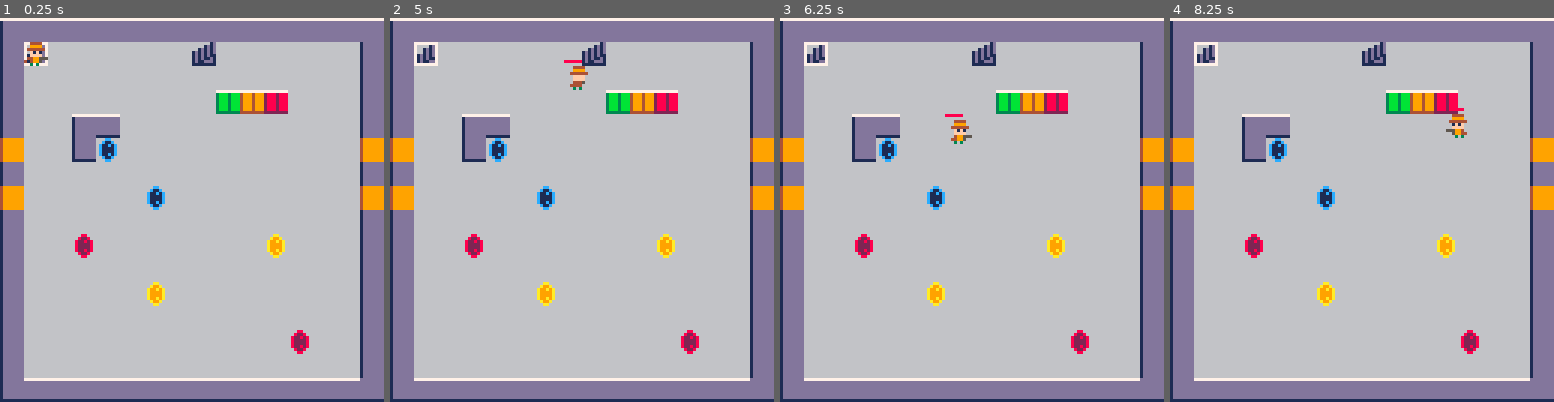
Above: before the commit, frames 1-4 (left to right).
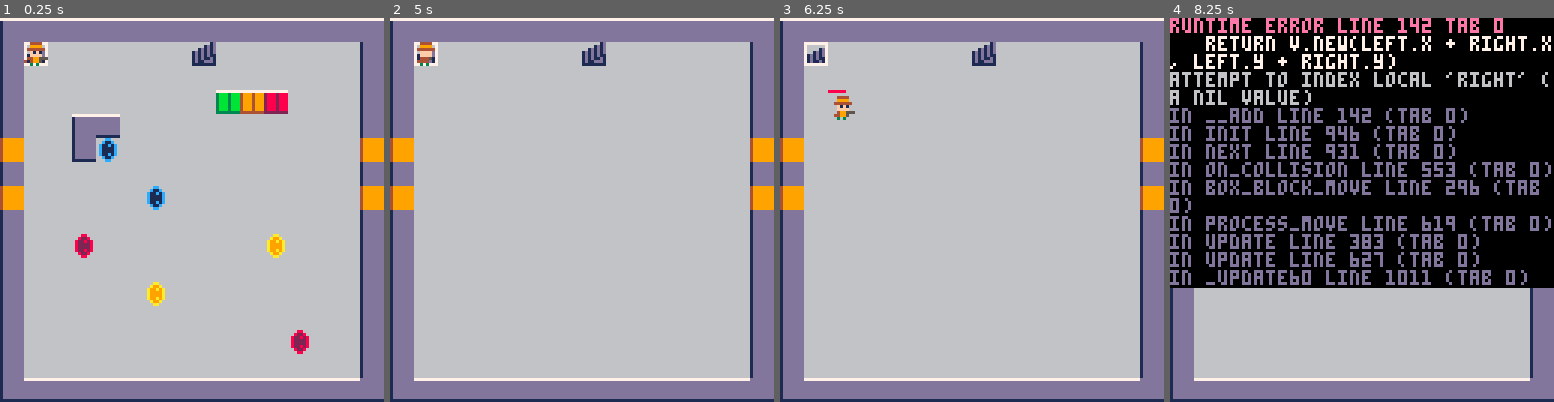
Above: after the commit, the same moments.

Repository: CurryPseudo/cirllet
Game: PICO-8 cartridge cirllet_build.p8
Two runs of this game, one before a commit and one after it. Both use one fixed random seed, a clock stepped at 60 frames per second and the inputs below.
Inputs:
- Up to frame 1 (0.25 s): no input
- Up to frame 2 (5 s): tap X (X key) at 0.33, 1.07, 1.85, 2.97, 4.08 s; tap O (Z key) at 0.7, 1.7, 2.1, 2.5, 2.9, 3.3, 3.7, 4.1, 4.5, 4.9 s; hold Right 1.6-2.1 s; hold Up 2.15-2.42 s; hold Right 2.47-3.03 s; hold Left 3.08-3.58 s; hold Down 3.63-3.97 s; hold Right 4.02-4.68 s; hold Up from 4.73 s (still down)
- Up to frame 3 (6.25 s): release Up at 5.03 s; hold Left 5.08-5.68 s; tap X (X key) at 5.2 s; tap O (Z key) at 5.3, 5.7, 6.1 s; hold Down 5.73-6.03 s; hold Right from 6.08 s (still down)
- Up to frame 4 (8.25 s): tap X (X key) at 6.32, 7.43 s; tap O (Z key) every 0.4 s from 6.5 to 8.1 s; release Right at 6.58 s; hold Right 6.63-7.13 s; hold Up 7.18-7.45 s; hold Right 7.5-8.07 s; hold Left from 8.12 s (still down)

The runs differ from the first frame. In frame 1, less than 0.1% of the frame differs, in the area x 10-12%, y 7-12%; in frame 2, 4.1%; in frame 3, 4.2%; in frame 4, 68%, in the area x 0-100%, y 0-88%.
Error after the commit: runtime error line 142 tab 0; return v.new(left.x + right.x, left.y + right.y); attempt to index local 'right' (a nil value)

Commit message:
Map switch

Diff:
--- a/cirllet.lua
+++ b/cirllet.lua
@@ -160,6 +160,7 @@
 	setmetatable(v, mt)
 end
 --all objects
+objects_list = {}
 objects = {
 	list = {},
 	len = 1,
@@ -190,7 +191,15 @@
 		end
 	end,
 	new = function()
-		return clone(objects)
+		local r = clone(objects)
+		add(objects_list, r)
+		return r
+	end,
+	clear_all = function()
+		for _, os in pairs(objects_list) do
+			os.list = {}
+			os.len = 1
+		end
 	end
 }
 os = objects.new()
@@ -535,6 +544,13 @@
 		r.animation.name = "right"
 		os:add(r)
 		players:add(r)
+	end,
+	on_collision = function(self, p, s)
+		if s ~= nil then
+			if s == 29 then
+				maps:next()
+			end
+		end
 	end,
 	fire_bullet = function(self)
 		local target_pos = {
@@ -900,6 +916,7 @@
 maps = {
 	list = {
 		v.new(0, 0),
+		v.new(16, 0),
 	},
 	dynamic = {
 	},
@@ -909,8 +926,10 @@
 	end,
 	next = function(self)
 		self.current_index = self.current_index + 1
+		self:init()
 	end,
 	init = function(self)
+		objects.clear_all()
 		local current = self:current();
 		self.tile = tile_map.new()
 		local map = {
--- a/cirllet.p8
+++ b/cirllet.p8
@@ -12,12 +12,12 @@
 00000000044995004049950000499500044995004049950000499500044440000099900000999000000000001ddddddd1ddddddd1ddddddd1ddddddddddddddd
 0000000000303000003030000030300000303500003035000030350000303000003030000030300000000000111111111ddddddd1ddddddd1111111111111111
 0000000000444400004444000044440000cccc0000444400004444000044440000cccc00000000000000000077777777777777770000001d7777777700000000
-0000000000999900009999000099990000dddd0000999900009999000099990000dddd000000000000000000dddddddddddddddd00001d1d766661d700000000
-000000000444444004444440044444400cccccc00444444004444440044444400cccccc00000000000000000dddddddddddddddd001d1d1d7661d1d700000000
+0000000000999900009999000099990000dddd0000999900009999000099990000dddd000000000000000000dddddddddddddddd00001d1d7666666700000000
+000000000444444004444440044444400cccccc00444444004444440044444400cccccc00000000000000000dddddddddddddddd001d1d1d766661d700000000
 0000000000f1f10000f1f10000f1f100001f1f0000ffff0000ffff0000ffff00001111000000000000000000dddddddddddddddd1d1d1d1d7661d1d700000000
 0000000000ffff0000ffff0000ffff000011110000ffff0000ffff0000ffff00001111000000000000000000dddddddddddddddd1d1d1d1171d1d1d700000000
 0000000000449000004440000044440000cccc0000449000004490000049940000cddc000000000000000000dddddddddddddddd1d1d11d171d1d11700000000
-000000000444900004444000044444000ccccc000444900000449400044994000ccddc000000000000000000dddddddddddddddd1d11ddd171d11dd700000000
+000000000444900004444000044444000ccccc000444900000449400044994000ccddc000000000000000000dddddddddddddddd1d11ddd171d11d1700000000
 0000000000303000003030000030300000e0e00000303000003030000030300000e0e000000000000000000011111111dddddddd111111117777777700000000
 00000000777777777770077777000077777777777770077777000077777777777770077777000077000000000000000000000000000000000000000000000000
 000000003bbb3bbb3bb003bb3b00003b499949994990049949000049288828882880018828000028000000000000000000000000000000000000000000000000
@@ -55,19 +55,19 @@
 0000000000000000000000010101010100000000000000000000000101050000000101010101010101010000000000000000000000000000000000000000000000000000000000000000000303030303000000000000000000000003030000000000000000000000000000000000000000000000000000000000000000000000
 0000000000000000000000000000000000000000000000000000000000000000000000000000000000000000000000000000000000000000000000000000000000000000000000000000000000000000000000000000000000000000000000000000000000000000000000000000000000000000000000000000000000000000
 __map__
-0c1c1c1c1c1c1c1c1c1c1c1c1c1c1c1c00000000000000000000000000000000000000000000000000000000000000000000000000000000000000000000000000000000000000000000000000000000000000000000000000000000000000000000000000000000000000000000000000000000000000000000000000000000
-0d1e0000000000001d0000000000000d00000000000000000000000000000000000000000000000000000000000000000000000000000000000000000000000000000000000000000000000000000000000000000000000000000000000000000000000000000000000000000000000000000000000000000000000000000000
-0d00000000000000000000000000000d00000000000000000000000000000000000000000000000000000000000000000000000000000000000000000000000000000000000000000000000000000000000000000000000000000000000000000000000000000000000000000000000000000000000000000000000000000000
-0d00000000000000002124270000000d00000000000000000000000000000000000000000000000000000000000000000000000000000000000000000000000000000000000000000000000000000000000000000000000000000000000000000000000000000000000000000000000000000000000000000000000000000000
-0d00000c1b000000000000000000000d00000000000000000000000000000000000000000000000000000000000000000000000000000000000000000000000000000000000000000000000000000000000000000000000000000000000000000000000000000000000000000000000000000000000000000000000000000000
-4d00000e31000000000000000000004d00000000000000000000000000000000000000000000000000000000000000000000000000000000000000000000000000000000000000000000000000000000000000000000000000000000000000000000000000000000000000000000000000000000000000000000000000000000
-0d00000000000000000000000000000d00000000000000000000000000000000000000000000000000000000000000000000000000000000000000000000000000000000000000000000000000000000000000000000000000000000000000000000000000000000000000000000000000000000000000000000000000000000
-4d00000000003100000000000000004d00000000000000000000000000000000000000000000000000000000000000000000000000000000000000000000000000000000000000000000000000000000000000000000000000000000000000000000000000000000000000000000000000000000000000000000000000000000
-0d00000000000000000000000000000d00000000000000000000000000000000000000000000000000000000000000000000000000000000000000000000000000000000000000000000000000000000000000000000000000000000000000000000000000000000000000000000000000000000000000000000000000000000
-0d00003900000000000000350000000d00000000000000000000000000000000000000000000000000000000000000000000000000000000000000000000000000000000000000000000000000000000000000000000000000000000000000000000000000000000000000000000000000000000000000000000000000000000
-0d00000000000000000000000000000d00000000000000000000000000000000000000000000000000000000000000000000000000000000000000000000000000000000000000000000000000000000000000000000000000000000000000000000000000000000000000000000000000000000000000000000000000000000
-0d00000000003500000000000000000d00000000000000000000000000000000000000000000000000000000000000000000000000000000000000000000000000000000000000000000000000000000000000000000000000000000000000000000000000000000000000000000000000000000000000000000000000000000
-0d00000000000000000000000000000d00000000000000000000000000000000000000000000000000000000000000000000000000000000000000000000000000000000000000000000000000000000000000000000000000000000000000000000000000000000000000000000000000000000000000000000000000000000
-0d00000000000000000000003900000d00000000000000000000000000000000000000000000000000000000000000000000000000000000000000000000000000000000000000000000000000000000000000000000000000000000000000000000000000000000000000000000000000000000000000000000000000000000
-0d00000000000000000000000000000d00000000000000000000000000000000000000000000000000000000000000000000000000000000000000000000000000000000000000000000000000000000000000000000000000000000000000000000000000000000000000000000000000000000000000000000000000000000
-0e1b1b1b1b1b1b1b1b1b1b1b1b1b1b0f00000000000000000000000000000000000000000000000000000000000000000000000000000000000000000000000000000000000000000000000000000000000000000000000000000000000000000000000000000000000000000000000000000000000000000000000000000000
+0c1c1c1c1c1c1c1c1c1c1c1c1c1c1c1c0c1c1c1c1c1c1c1c1c1c1c1c1c1c1c1c000000000000000000000000000000000000000000000000000000000000000000000000000000000000000000000000000000000000000000000000000000000000000000000000000000000000000000000000000000000000000000000000
+0d1e0000000000001d0000000000000d0d1e0000000000001d0000000000000d000000000000000000000000000000000000000000000000000000000000000000000000000000000000000000000000000000000000000000000000000000000000000000000000000000000000000000000000000000000000000000000000
+0d00000000000000000000000000000d0d00000000000000000000000000000d000000000000000000000000000000000000000000000000000000000000000000000000000000000000000000000000000000000000000000000000000000000000000000000000000000000000000000000000000000000000000000000000
+0d00000000000000002124270000000d0d00000000000000000000000000000d000000000000000000000000000000000000000000000000000000000000000000000000000000000000000000000000000000000000000000000000000000000000000000000000000000000000000000000000000000000000000000000000
+0d00000c1b000000000000000000000d0d00000000000000000000000000000d000000000000000000000000000000000000000000000000000000000000000000000000000000000000000000000000000000000000000000000000000000000000000000000000000000000000000000000000000000000000000000000000
+4d00000e31000000000000000000004d4d00000000000000000000000000004d000000000000000000000000000000000000000000000000000000000000000000000000000000000000000000000000000000000000000000000000000000000000000000000000000000000000000000000000000000000000000000000000
+0d00000000000000000000000000000d0d00000000000000000000000000000d000000000000000000000000000000000000000000000000000000000000000000000000000000000000000000000000000000000000000000000000000000000000000000000000000000000000000000000000000000000000000000000000
+4d00000000003100000000000000004d4d00000000000000000000000000004d000000000000000000000000000000000000000000000000000000000000000000000000000000000000000000000000000000000000000000000000000000000000000000000000000000000000000000000000000000000000000000000000
+0d00000000000000000000000000000d0d00000000000000000000000000000d000000000000000000000000000000000000000000000000000000000000000000000000000000000000000000000000000000000000000000000000000000000000000000000000000000000000000000000000000000000000000000000000
+0d00003900000000000000350000000d0d00000000000000000000000000000d000000000000000000000000000000000000000000000000000000000000000000000000000000000000000000000000000000000000000000000000000000000000000000000000000000000000000000000000000000000000000000000000
+0d00000000000000000000000000000d0d00000000000000000000000000000d000000000000000000000000000000000000000000000000000000000000000000000000000000000000000000000000000000000000000000000000000000000000000000000000000000000000000000000000000000000000000000000000
+0d00000000003500000000000000000d0d00000000000000000000000000000d000000000000000000000000000000000000000000000000000000000000000000000000000000000000000000000000000000000000000000000000000000000000000000000000000000000000000000000000000000000000000000000000
+0d00000000000000000000000000000d0d00000000000000000000000000000d000000000000000000000000000000000000000000000000000000000000000000000000000000000000000000000000000000000000000000000000000000000000000000000000000000000000000000000000000000000000000000000000
+0d00000000000000000000003900000d0d00000000000000000000000000000d000000000000000000000000000000000000000000000000000000000000000000000000000000000000000000000000000000000000000000000000000000000000000000000000000000000000000000000000000000000000000000000000
+0d00000000000000000000000000000d0d00000000000000000000000000000d000000000000000000000000000000000000000000000000000000000000000000000000000000000000000000000000000000000000000000000000000000000000000000000000000000000000000000000000000000000000000000000000
+0e1b1b1b1b1b1b1b1b1b1b1b1b1b1b0f0e1b1b1b1b1b1b1b1b1b1b1b1b1b1b0f000000000000000000000000000000000000000000000000000000000000000000000000000000000000000000000000000000000000000000000000000000000000000000000000000000000000000000000000000000000000000000000000
--- a/cirllet_build.p8
+++ b/cirllet_build.p8
@@ -163,6 +163,7 @@
 	setmetatable(v, mt)
 end
 --all objects
+objects_list = {}
 objects = {
 	list = {},
 	len = 1,
@@ -193,7 +194,15 @@
 		end
 	end,
 	new = function()
-		return clone(objects)
+		local r = clone(objects)
+		add(objects_list, r)
+		return r
+	end,
+	clear_all = function()
+		for _, os in pairs(objects_list) do
+			os.list = {}
+			os.len = 1
+		end
 	end
 }
 os = objects.new()
@@ -538,6 +547,15 @@
 		r.animation.name = "right"
 		os:add(r)
 		players:add(r)
+	end,
+	on_collision = function(self, p, s)
+		printh(dump(p))
+		printh(s)
+		if s ~= nil then
+			if s == 29 then
+				maps:next()
+			end
+		end
 	end,
 	fire_bullet = function(self)
 		local target_pos = {
@@ -903,6 +921,7 @@
 maps = {
 	list = {
 		v.new(0, 0),
+		v.new(16, 0),
 	},
 	dynamic = {
 	},
@@ -912,8 +931,10 @@
 	end,
 	next = function(self)
 		self.current_index = self.current_index + 1
+		self:init()
 	end,
 	init = function(self)
+		objects.clear_all()
 		local current = self:current();
 		self.tile = tile_map.new()
 		local map = {
@@ -1005,12 +1026,12 @@
 00000000044995004049950000499500044995004049950000499500044440000099900000999000000000001ddddddd1ddddddd1ddddddd1ddddddddddddddd
 0000000000303000003030000030300000303500003035000030350000303000003030000030300000000000111111111ddddddd1ddddddd1111111111111111
 0000000000444400004444000044440000cccc0000444400004444000044440000cccc00000000000000000077777777777777770000001d7777777700000000
-0000000000999900009999000099990000dddd0000999900009999000099990000dddd000000000000000000dddddddddddddddd00001d1d766661d700000000
-000000000444444004444440044444400cccccc00444444004444440044444400cccccc00000000000000000dddddddddddddddd001d1d1d7661d1d700000000
+0000000000999900009999000099990000dddd0000999900009999000099990000dddd000000000000000000dddddddddddddddd00001d1d7666666700000000
+000000000444444004444440044444400cccccc00444444004444440044444400cccccc00000000000000000dddddddddddddddd001d1d1d766661d700000000
 0000000000f1f10000f1f10000f1f100001f1f0000ffff0000ffff0000ffff00001111000000000000000000dddddddddddddddd1d1d1d1d7661d1d700000000
 0000000000ffff0000ffff0000ffff000011110000ffff0000ffff0000ffff00001111000000000000000000dddddddddddddddd1d1d1d1171d1d1d700000000
 0000000000449000004440000044440000cccc0000449000004490000049940000cddc000000000000000000dddddddddddddddd1d1d11d171d1d11700000000
-000000000444900004444000044444000ccccc000444900000449400044994000ccddc000000000000000000dddddddddddddddd1d11ddd171d11dd700000000
+000000000444900004444000044444000ccccc000444900000449400044994000ccddc000000000000000000dddddddddddddddd1d11ddd171d11d1700000000
 0000000000303000003030000030300000e0e00000303000003030000030300000e0e000000000000000000011111111dddddddd111111117777777700000000
 00000000777777777770077777000077777777777770077777000077777777777770077777000077000000000000000000000000000000000000000000000000
 000000003bbb3bbb3bb003bb3b00003b499949994990049949000049288828882880018828000028000000000000000000000000000000000000000000000000
@@ -1048,19 +1069,19 @@
 0000000000000000000000010101010100000000000000000000000101050000000101010101010101010000000000000000000000000000000000000000000000000000000000000000000303030303000000000000000000000003030000000000000000000000000000000000000000000000000000000000000000000000
 0000000000000000000000000000000000000000000000000000000000000000000000000000000000000000000000000000000000000000000000000000000000000000000000000000000000000000000000000000000000000000000000000000000000000000000000000000000000000000000000000000000000000000
 __map__
-0c1c1c1c1c1c1c1c1c1c1c1c1c1c1c1c00000000000000000000000000000000000000000000000000000000000000000000000000000000000000000000000000000000000000000000000000000000000000000000000000000000000000000000000000000000000000000000000000000000000000000000000000000000
-0d1e0000000000001d0000000000000d00000000000000000000000000000000000000000000000000000000000000000000000000000000000000000000000000000000000000000000000000000000000000000000000000000000000000000000000000000000000000000000000000000000000000000000000000000000
-0d00000000000000000000000000000d00000000000000000000000000000000000000000000000000000000000000000000000000000000000000000000000000000000000000000000000000000000000000000000000000000000000000000000000000000000000000000000000000000000000000000000000000000000
-0d00000000000000002124270000000d00000000000000000000000000000000000000000000000000000000000000000000000000000000000000000000000000000000000000000000000000000000000000000000000000000000000000000000000000000000000000000000000000000000000000000000000000000000
-0d00000c1b000000000000000000000d00000000000000000000000000000000000000000000000000000000000000000000000000000000000000000000000000000000000000000000000000000000000000000000000000000000000000000000000000000000000000000000000000000000000000000000000000000000
-4d00000e31000000000000000000004d00000000000000000000000000000000000000000000000000000000000000000000000000000000000000000000000000000000000000000000000000000000000000000000000000000000000000000000000000000000000000000000000000000000000000000000000000000000
-0d00000000000000000000000000000d00000000000000000000000000000000000000000000000000000000000000000000000000000000000000000000000000000000000000000000000000000000000000000000000000000000000000000000000000000000000000000000000000000000000000000000000000000000
-4d00000000003100000000000000004d00000000000000000000000000000000000000000000000000000000000000000000000000000000000000000000000000000000000000000000000000000000000000000000000000000000000000000000000000000000000000000000000000000000000000000000000000000000
-0d00000000000000000000000000000d00000000000000000000000000000000000000000000000000000000000000000000000000000000000000000000000000000000000000000000000000000000000000000000000000000000000000000000000000000000000000000000000000000000000000000000000000000000
-0d00003900000000000000350000000d00000000000000000000000000000000000000000000000000000000000000000000000000000000000000000000000000000000000000000000000000000000000000000000000000000000000000000000000000000000000000000000000000000000000000000000000000000000
-0d00000000000000000000000000000d00000000000000000000000000000000000000000000000000000000000000000000000000000000000000000000000000000000000000000000000000000000000000000000000000000000000000000000000000000000000000000000000000000000000000000000000000000000
-0d00000000003500000000000000000d00000000000000000000000000000000000000000000000000000000000000000000000000000000000000000000000000000000000000000000000000000000000000000000000000000000000000000000000000000000000000000000000000000000000000000000000000000000
-0d00000000000000000000000000000d00000000000000000000000000000000000000000000000000000000000000000000000000000000000000000000000000000000000000000000000000000000000000000000000000000000000000000000000000000000000000000000000000000000000000000000000000000000
-0d00000000000000000000003900000d00000000000000000000000000000000000000000000000000000000000000000000000000000000000000000000000000000000000000000000000000000000000000000000000000000000000000000000000000000000000000000000000000000000000000000000000000000000
-0d00000000000000000000000000000d00000000000000000000000000000000000000000000000000000000000000000000000000000000000000000000000000000000000000000000000000000000000000000000000000000000000000000000000000000000000000000000000000000000000000000000000000000000
-0e1b1b1b1b1b1b1b1b1b1b1b1b1b1b0f00000000000000000000000000000000000000000000000000000000000000000000000000000000000000000000000000000000000000000000000000000000000000000000000000000000000000000000000000000000000000000000000000000000000000000000000000000000
+0c1c1c1c1c1c1c1c1c1c1c1c1c1c1c1c0c1c1c1c1c1c1c1c1c1c1c1c1c1c1c1c000000000000000000000000000000000000000000000000000000000000000000000000000000000000000000000000000000000000000000000000000000000000000000000000000000000000000000000000000000000000000000000000
+0d1e0000000000001d0000000000000d0d1e0000000000001d0000000000000d000000000000000000000000000000000000000000000000000000000000000000000000000000000000000000000000000000000000000000000000000000000000000000000000000000000000000000000000000000000000000000000000
+0d00000000000000000000000000000d0d00000000000000000000000000000d000000000000000000000000000000000000000000000000000000000000000000000000000000000000000000000000000000000000000000000000000000000000000000000000000000000000000000000000000000000000000000000000
+0d00000000000000002124270000000d0d00000000000000000000000000000d000000000000000000000000000000000000000000000000000000000000000000000000000000000000000000000000000000000000000000000000000000000000000000000000000000000000000000000000000000000000000000000000
+0d00000c1b000000000000000000000d0d00000000000000000000000000000d000000000000000000000000000000000000000000000000000000000000000000000000000000000000000000000000000000000000000000000000000000000000000000000000000000000000000000000000000000000000000000000000
+4d00000e31000000000000000000004d4d00000000000000000000000000004d000000000000000000000000000000000000000000000000000000000000000000000000000000000000000000000000000000000000000000000000000000000000000000000000000000000000000000000000000000000000000000000000
+0d00000000000000000000000000000d0d00000000000000000000000000000d000000000000000000000000000000000000000000000000000000000000000000000000000000000000000000000000000000000000000000000000000000000000000000000000000000000000000000000000000000000000000000000000
+4d00000000003100000000000000004d4d00000000000000000000000000004d000000000000000000000000000000000000000000000000000000000000000000000000000000000000000000000000000000000000000000000000000000000000000000000000000000000000000000000000000000000000000000000000
+0d00000000000000000000000000000d0d00000000000000000000000000000d000000000000000000000000000000000000000000000000000000000000000000000000000000000000000000000000000000000000000000000000000000000000000000000000000000000000000000000000000000000000000000000000
+0d00003900000000000000350000000d0d00000000000000000000000000000d000000000000000000000000000000000000000000000000000000000000000000000000000000000000000000000000000000000000000000000000000000000000000000000000000000000000000000000000000000000000000000000000
+0d00000000000000000000000000000d0d00000000000000000000000000000d000000000000000000000000000000000000000000000000000000000000000000000000000000000000000000000000000000000000000000000000000000000000000000000000000000000000000000000000000000000000000000000000
+0d00000000003500000000000000000d0d00000000000000000000000000000d000000000000000000000000000000000000000000000000000000000000000000000000000000000000000000000000000000000000000000000000000000000000000000000000000000000000000000000000000000000000000000000000
+0d00000000000000000000000000000d0d00000000000000000000000000000d000000000000000000000000000000000000000000000000000000000000000000000000000000000000000000000000000000000000000000000000000000000000000000000000000000000000000000000000000000000000000000000000
+0d00000000000000000000003900000d0d00000000000000000000000000000d000000000000000000000000000000000000000000000000000000000000000000000000000000000000000000000000000000000000000000000000000000000000000000000000000000000000000000000000000000000000000000000000
+0d00000000000000000000000000000d0d00000000000000000000000000000d000000000000000000000000000000000000000000000000000000000000000000000000000000000000000000000000000000000000000000000000000000000000000000000000000000000000000000000000000000000000000000000000
+0e1b1b1b1b1b1b1b1b1b1b1b1b1b1b0f0e1b1b1b1b1b1b1b1b1b1b1b1b1b1b0f000000000000000000000000000000000000000000000000000000000000000000000000000000000000000000000000000000000000000000000000000000000000000000000000000000000000000000000000000000000000000000000000
